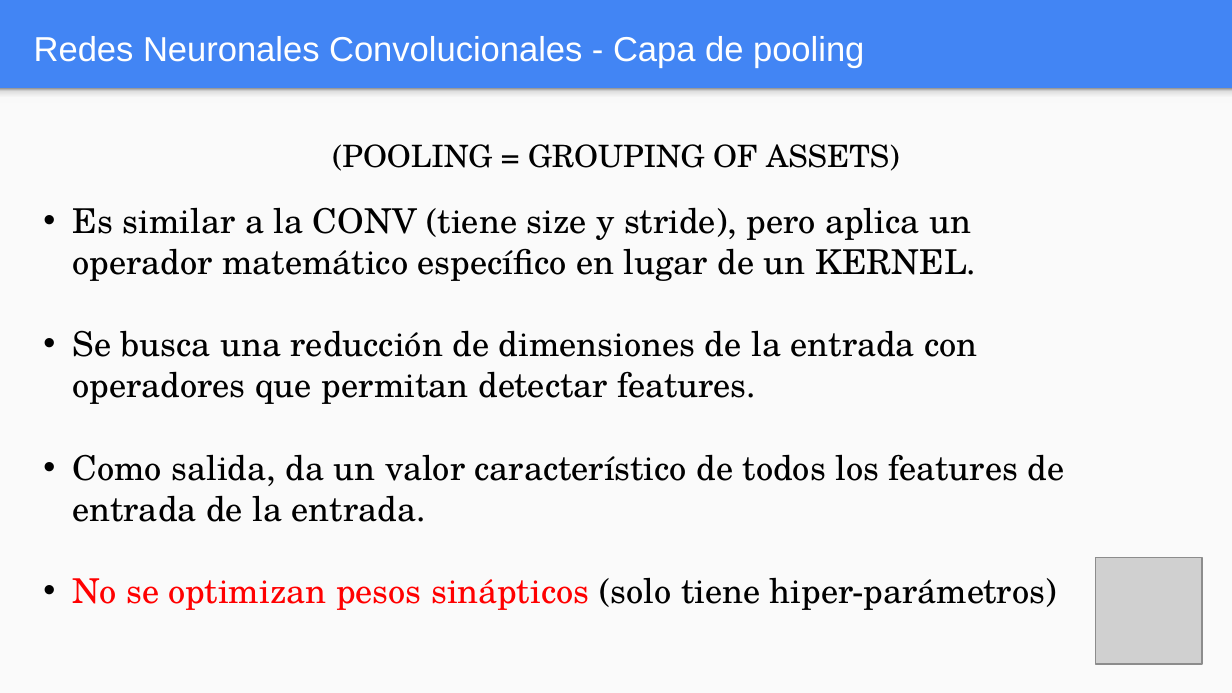
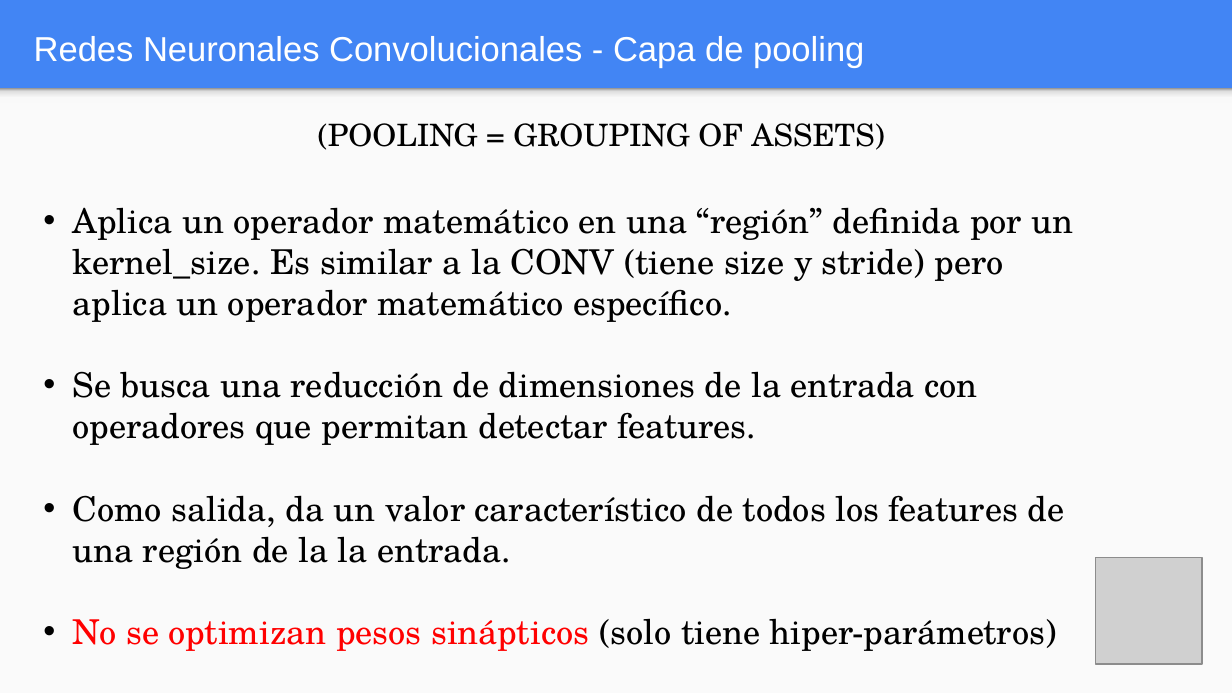
Before and after one commit to FIUBA-Posgrado-Inteligencia-Artificial/aprendizaje_profundo, a slide deck: slide 27 of clase_5/teoria/Clase_5.pptx. Drawn at 1232x693 pixels with LibreOffice and Linux fonts; fonts in the diff are those of the drawing; grey boxes stand for pictures. Boxes give left, top, right and bottom in pixels: in the first picture for what was removed or moved away, otherwise in the second. Text is boxed around its words. In the diff, an @@ line names an element or a change of style, - is before the commit and + after.

```diff
--- a/clase_5/teoria/Clase_5.pptx
+++ b/clase_5/teoria/Clase_5.pptx
@@ text "(POOLING = GROUPING OF ASSETS)": place and size @@
-text "(POOLING = GROUPING OF ASSETS)" at bbox=[332, 144, 899, 171]
+text "(POOLING = GROUPING OF ASSETS)" at bbox=[318, 123, 884, 150]
@@ text at bbox=[73, 207, 1074, 322]: text changed @@
-• Es similar a la CONV (tiene size y stride), pero aplica un operador matemático específico en lugar de un KERNEL.
+• Aplica un operador matemático en una “región” definida por un kernel_size. Es similar a la CONV (tiene size y stride) pero aplica un operador matemático específico.
@@ text at bbox=[73, 495, 1065, 569]: text changed @@
-• Como salida, da un valor característico de todos los features de entrada de la entrada.
+• Como salida, da un valor característico de todos los features de una región de la la entrada.
```
Also in this commit, not shown: 16 other slides changed, 1 slide added, 1 slide removed, 1 other file.
